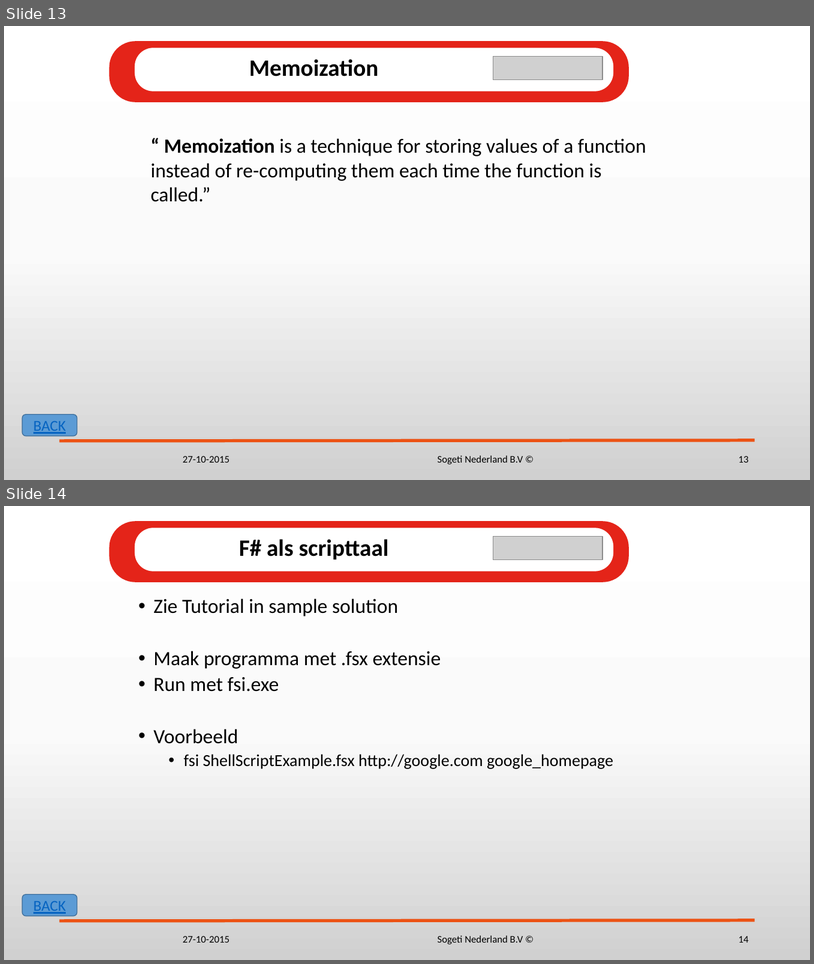
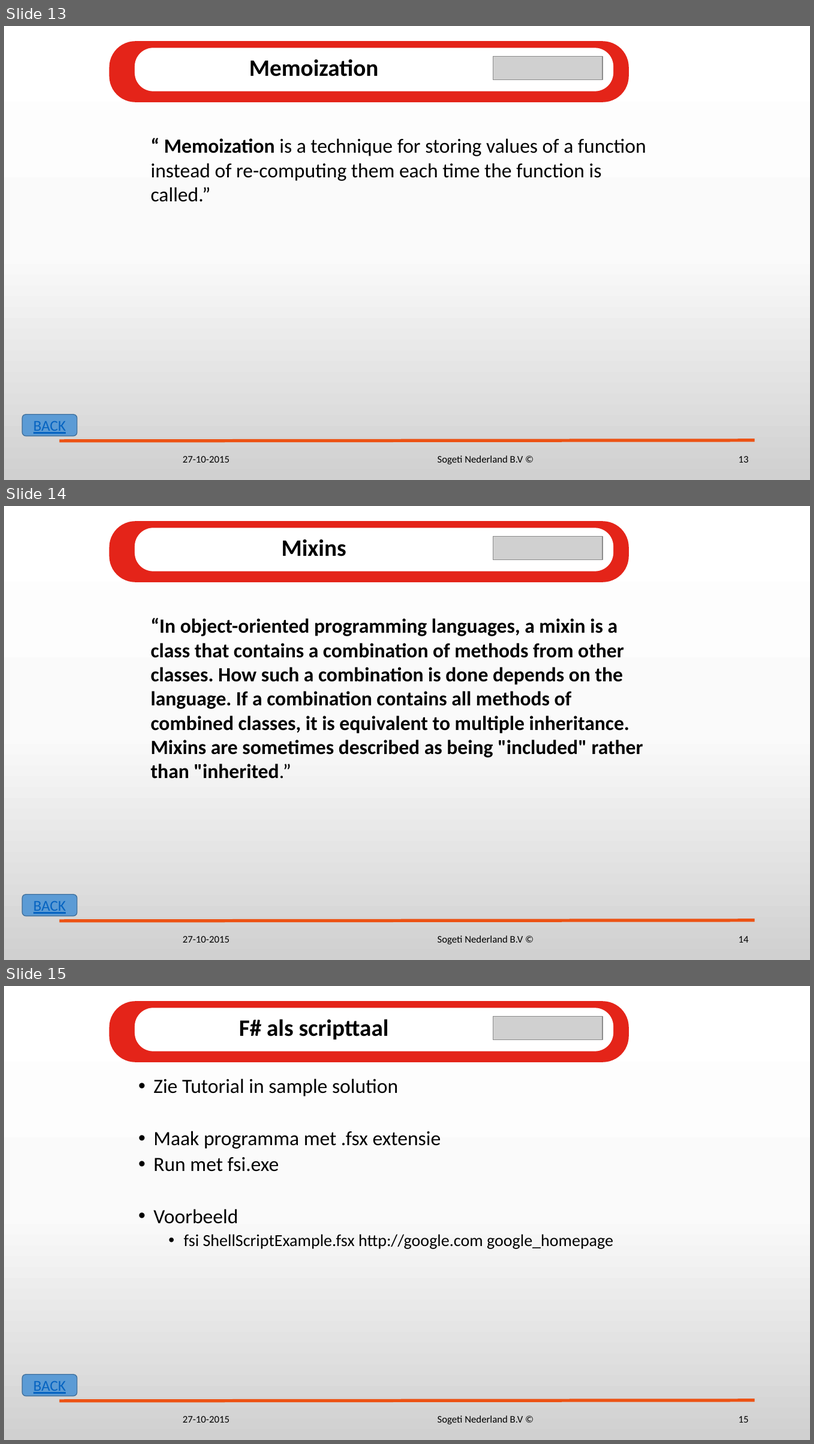
Before and after one commit to KeesDijk/FunctionalThinking, a slide deck: FunctionalThinking.pptx. Shown one above the other, each under a label of ours: slides 13 and 14 before the commit, slides 13, 14 and 15 after it. The pictures are 814x964 and 814x1444 pixels, drawn with LibreOffice and Linux fonts; fonts in the diff are those of the drawing; grey boxes stand for pictures; background and template pictures are left out. Boxes give left, top, right and bottom in pixels: in the first picture for what was removed or moved away, otherwise in the second. Text is boxed around its words. In the diff, an @@ line names an element or a change of style, - is before the commit and + after.

```diff
--- a/FunctionalThinking.pptx
+++ b/FunctionalThinking.pptx
@@ slide 14 added at (x1=4, y1=506, x2=810, y2=960), background gradient #FFFFFF to #FBFBFB to #D1D1D1; not listed: 1 template element that a slide beside it also shows @@
@@ group added at (x1=109, y1=521, x2=629, y2=582): 2 rounded rectangles, 1 text, 1 picture @@
+Mixins
@@ text added at (x1=151, y1=618, x2=644, y2=778), 24 pt, text #000000, bold @@
+“In object-oriented programming languages, a mixin is a class that contains a combination of methods from other classes. How such a combination is done depends on the language. If a combination contains all methods of combined classes, it is equivalent to multiple inheritance. Mixins are sometimes described as being "included" rather than "inherited.”
@@ rounded rectangle added at (x1=22, y1=894, x2=77, y2=916), fill #5B9BD5, outline #43739E 1 pt, 18 pt, text #0563C1, underline @@
+BACK
@@ text added at (x1=183, y1=936, x2=230, y2=942), 12 pt, text #000000 @@
+27-10-2015
@@ text added at (x1=438, y1=935, x2=524, y2=944), 12 pt, text #000000 @@
+Sogeti Nederland B.V ©
@@ page number added at (x1=739, y1=936, x2=749, y2=942), 12 pt, text #000000 @@
+14
@@ what was slide 14 is now slide 15 @@
@@ page number at (x1=739, y1=1416, x2=749, y2=1422): text changed @@
-14
+15
```
Also in this commit, not shown: 1 slide changed.
